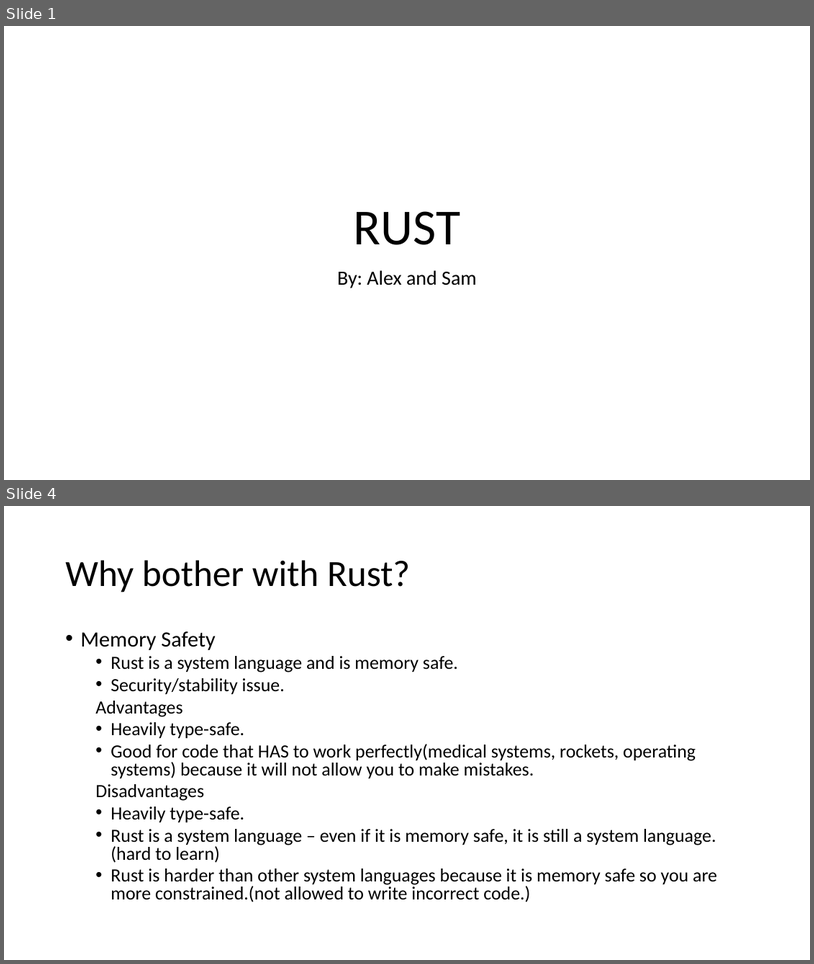
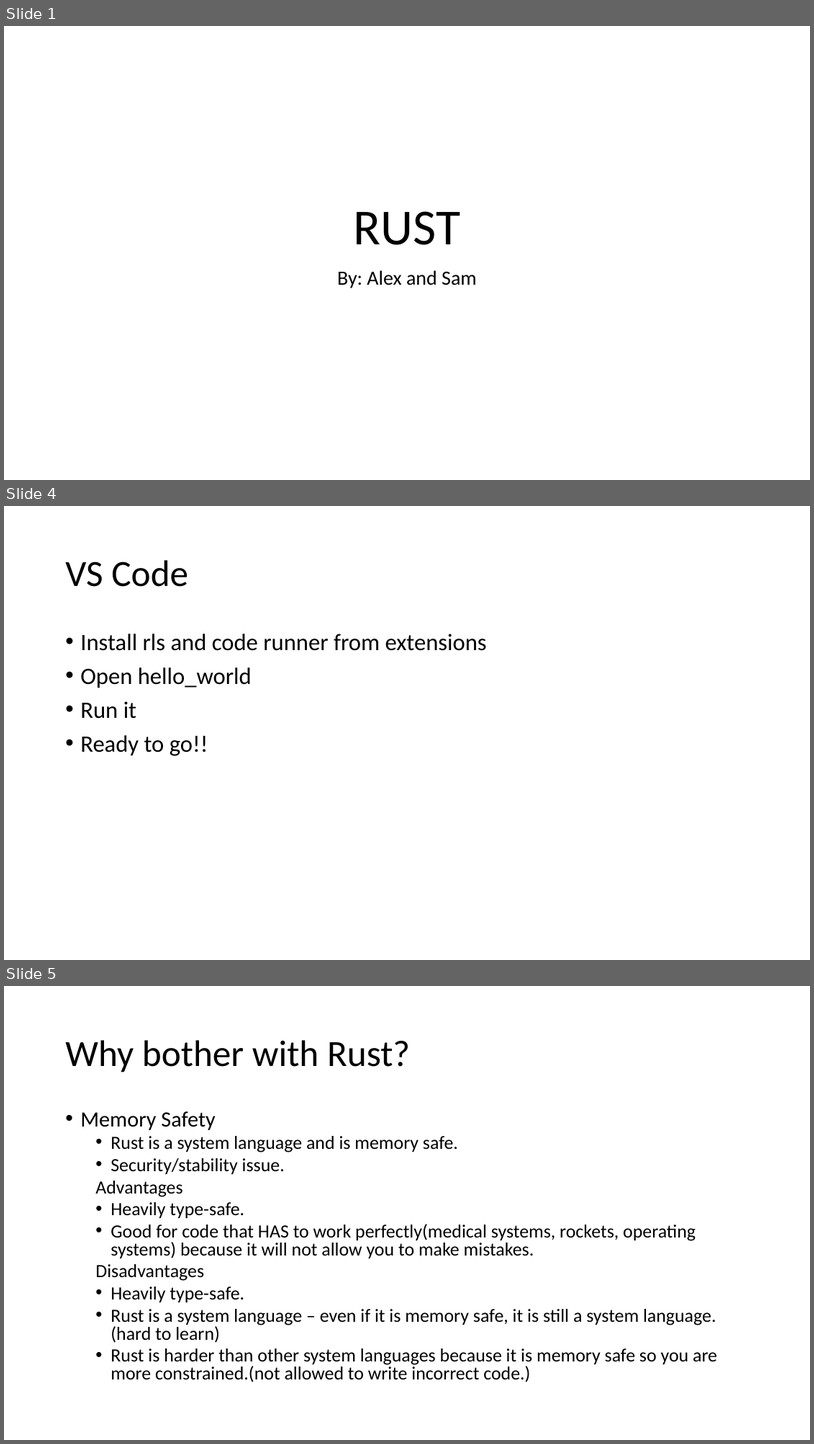
Before and after one commit to AlexbMitchelmore/WebDevRust, a slide deck: RUST.pptx. Shown one above the other, each under a label of ours: slides 1 and 4 before the commit, slides 1, 4 and 5 after it; the slides between them are not shown. The pictures are 814x964 and 814x1444 pixels, drawn with LibreOffice and Linux fonts; fonts in the diff are those of the drawing. Boxes give left, top, right and bottom in pixels: in the first picture for what was removed or moved away, otherwise in the second. Text is boxed around its words. In the diff, an @@ line names an element or a change of style, - is before the commit and + after.

```diff
--- a/RUST.pptx
+++ b/RUST.pptx
@@ slide 4 added at (x1=4, y1=506, x2=810, y2=960), background #FFFFFF @@
@@ title added at (x1=65, y1=560, x2=188, y2=587), 44 pt, text #000000 @@
+VS Code
@@ text added at (x1=80, y1=633, x2=487, y2=756), 28 pt, text #000000 @@
+• Install rls and code runner from extensions
+• Open hello_world
+• Run it
+• Ready to go!!
@@ what was slide 4 is now slide 5 @@
```
Also in this commit, not shown: 1 slide changed, 1 other slide added, 1 slide removed.
